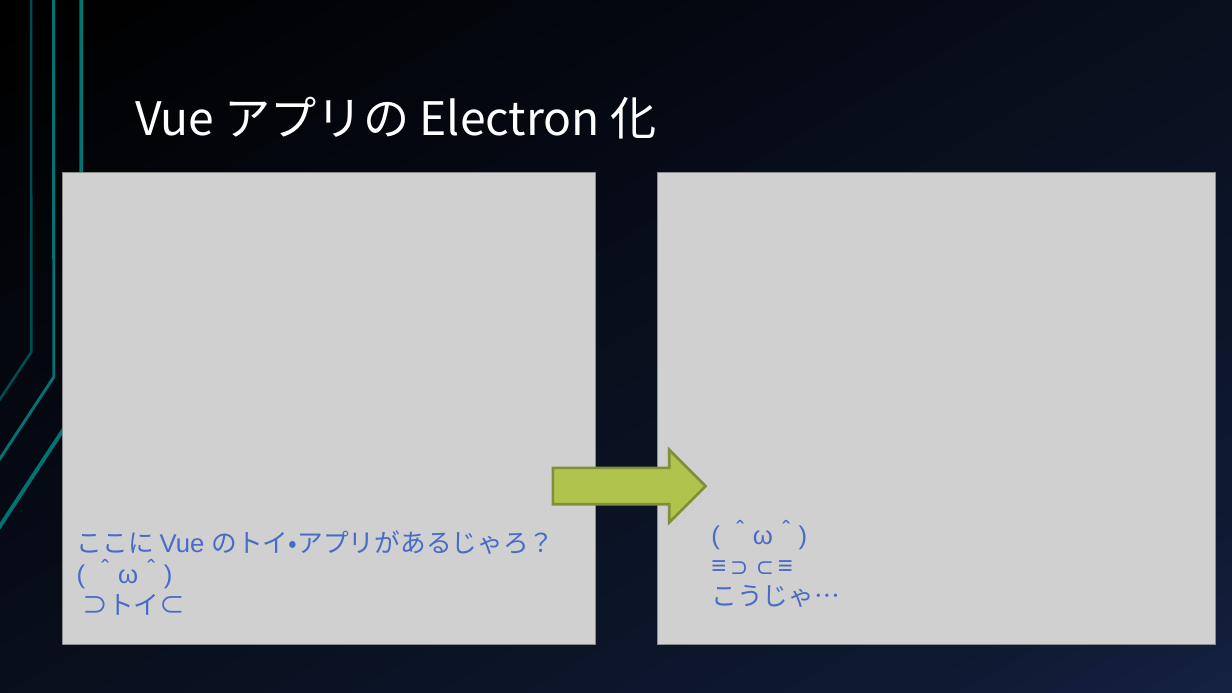
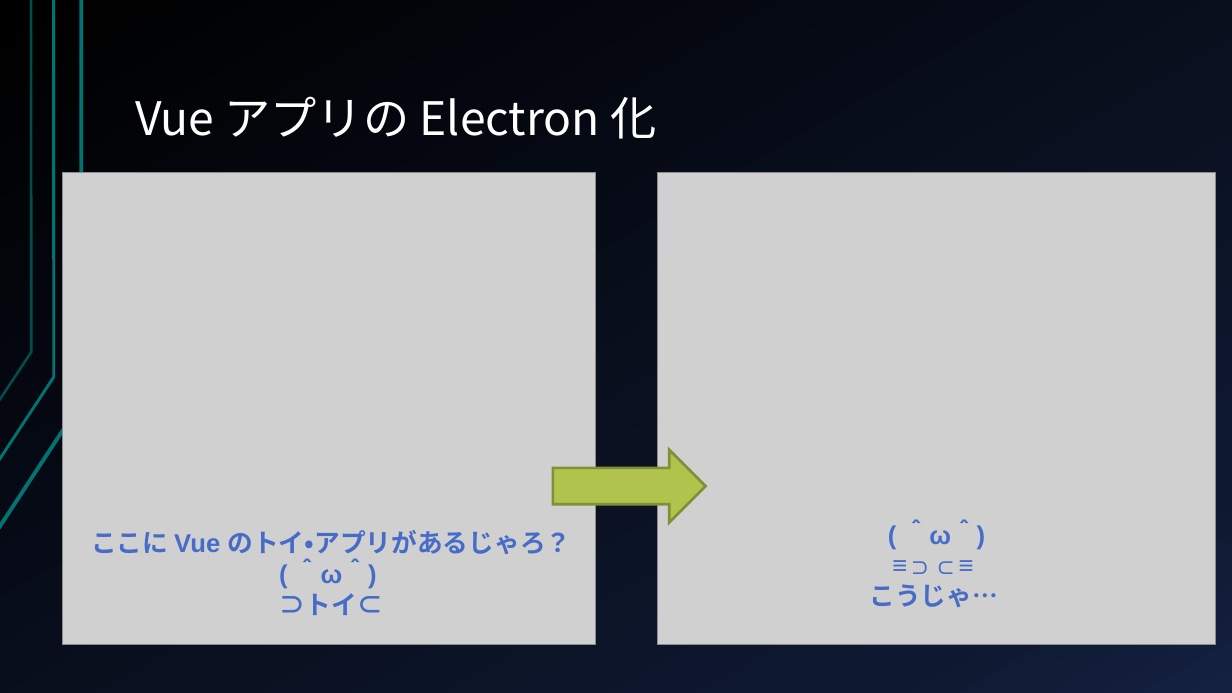
Before and after one commit to kondoumh/electron-study, a slide deck: slide 27 of slide/Electron_in-house_presentation.pptx. Drawn at 1232x693 pixels with LibreOffice and Linux fonts; fonts in the diff are those of the drawing; grey boxes stand for pictures. Boxes give left, top, right and bottom in pixels: in the first picture for what was removed or moved away, otherwise in the second. Text is boxed around its words. In the diff, an @@ line names an element or a change of style, - is before the commit and + after.

```diff
--- a/slide/Electron_in-house_presentation.pptx
+++ b/slide/Electron_in-house_presentation.pptx
@@ text "ここに Vue のトイ・アプリがあるじゃろ？" at [91, 530, 572, 615]: bold on; alignment left to centre @@
@@ text "( ＾ω＾)" at [869, 519, 998, 607]: bold on; alignment left to centre @@
@@ text "( ＾ω＾)": place and size @@
-text "( ＾ω＾)" at [711, 520, 840, 607]
+text "( ＾ω＾)" at [869, 519, 998, 607]
```
Also in this commit, not shown: 2 other slides changed, 1 slide added.
